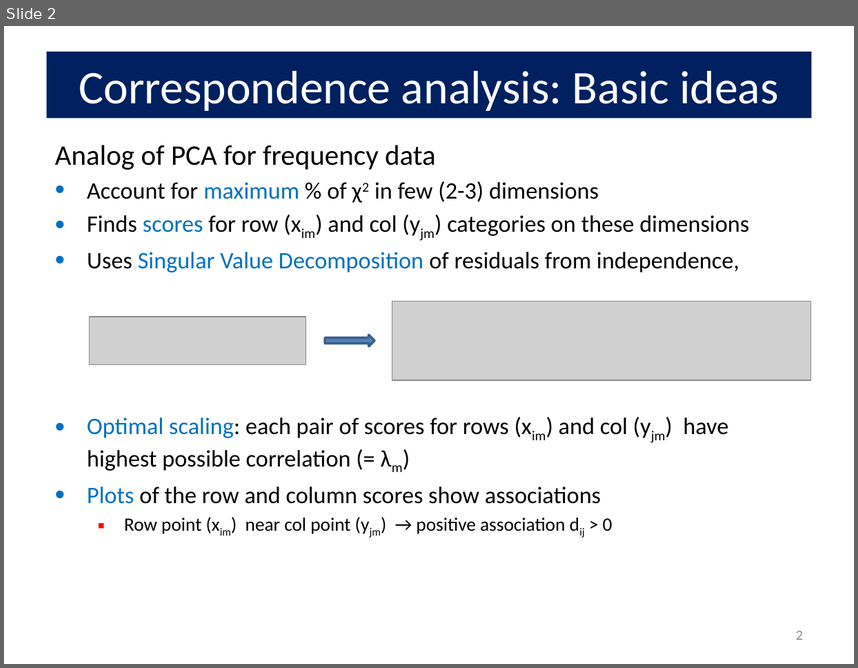
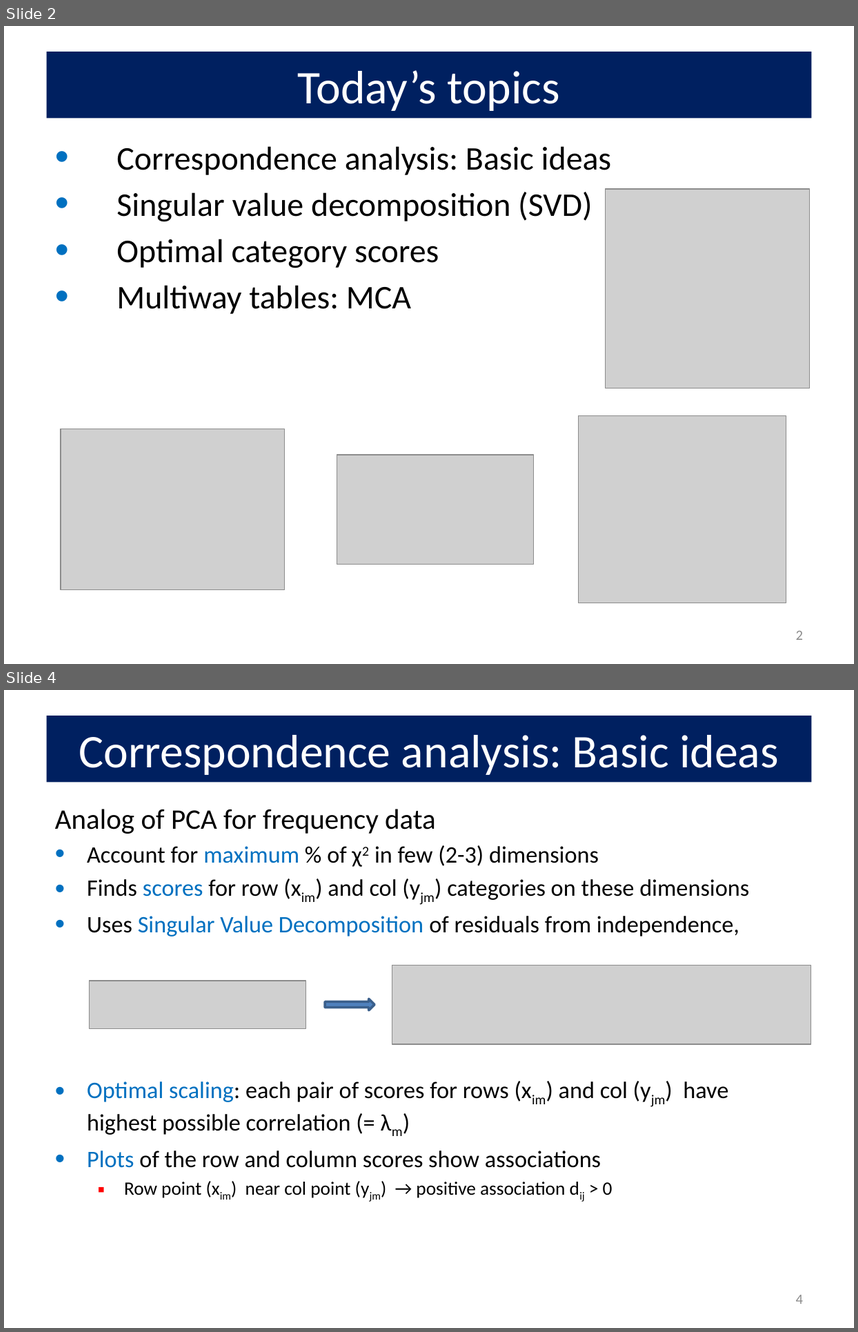
Before and after one commit to friendly/psy6136, a slide deck: lectures/05-Corresp.pptx. Shown one above the other, each under a label of ours: slide 2 before the commit, slides 2 and 4 after it; the slides between them are not shown. The pictures are 858x668 and 858x1332 pixels, drawn with LibreOffice and Linux fonts; fonts in the diff are those of the drawing; grey boxes stand for pictures. Boxes give left, top, right and bottom in pixels: in the first picture for what was removed or moved away, otherwise in the second. Text is boxed around its words. In the diff, an @@ line names an element or a change of style, - is before the commit and + after.

```diff
--- a/lectures/05-Corresp.pptx
+++ b/lectures/05-Corresp.pptx
@@ slide 2 added at [4, 26, 854, 664], background #FFFFFF @@
@@ title added at [47, 52, 811, 118], fill #002060, 39.6 pt, text #FFFFFF @@
+Today’s topics
@@ text added at [116, 146, 612, 314], 28 pt, text #000000 @@
+• Correspondence analysis: Basic ideas
+• Singular value decomposition (SVD)
+• Optimal category scores
+• Multiway tables: MCA
@@ picture added at [605, 190, 809, 388] @@
@@ picture added at [579, 415, 786, 602] @@
@@ picture added at [61, 429, 285, 590] @@
@@ picture added at [337, 454, 535, 564] @@
@@ page number added at [796, 630, 803, 639], 12 pt, text #8C8C8C @@
+2
@@ what was slide 2 is now slide 4 @@
@@ page number at [796, 1294, 803, 1303]: text changed @@
-2
+4
```
Also in this commit, not shown: 10 slides changed, 7 other slides added, 5 other files.
